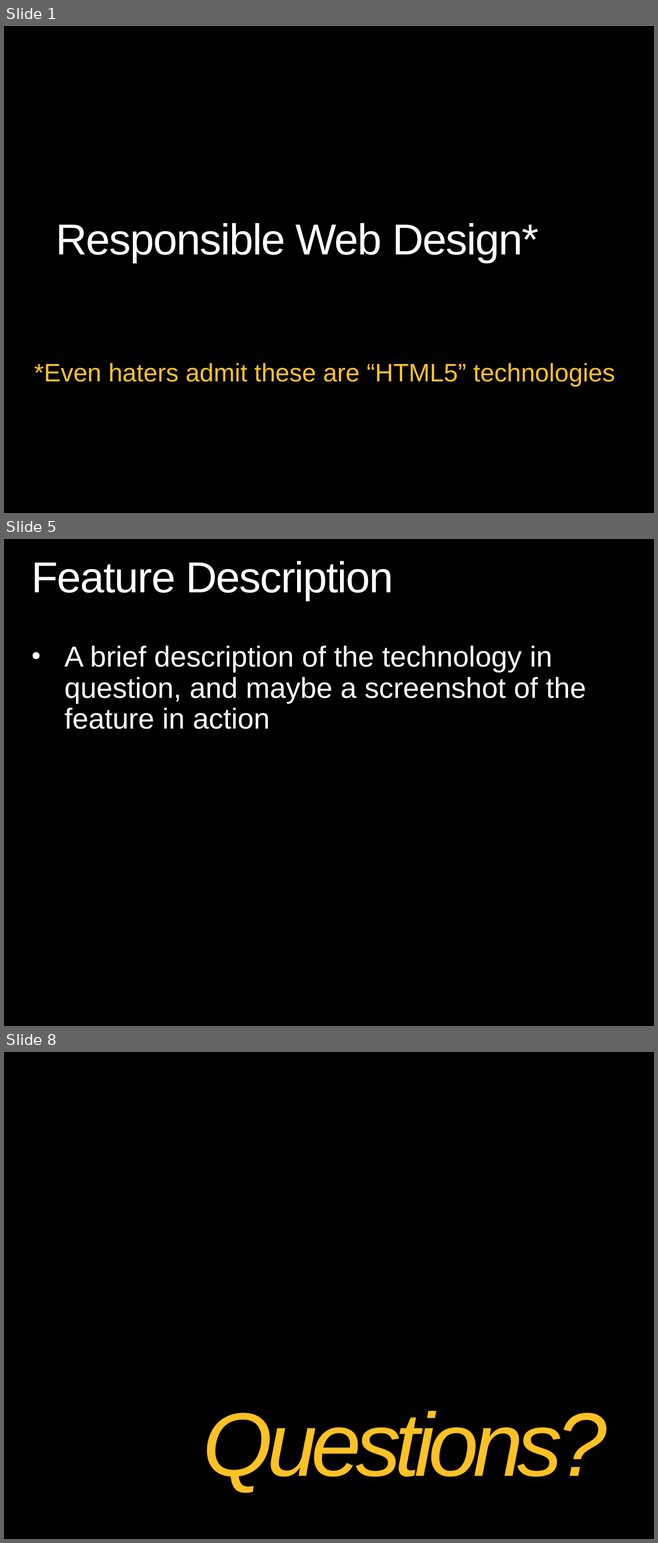
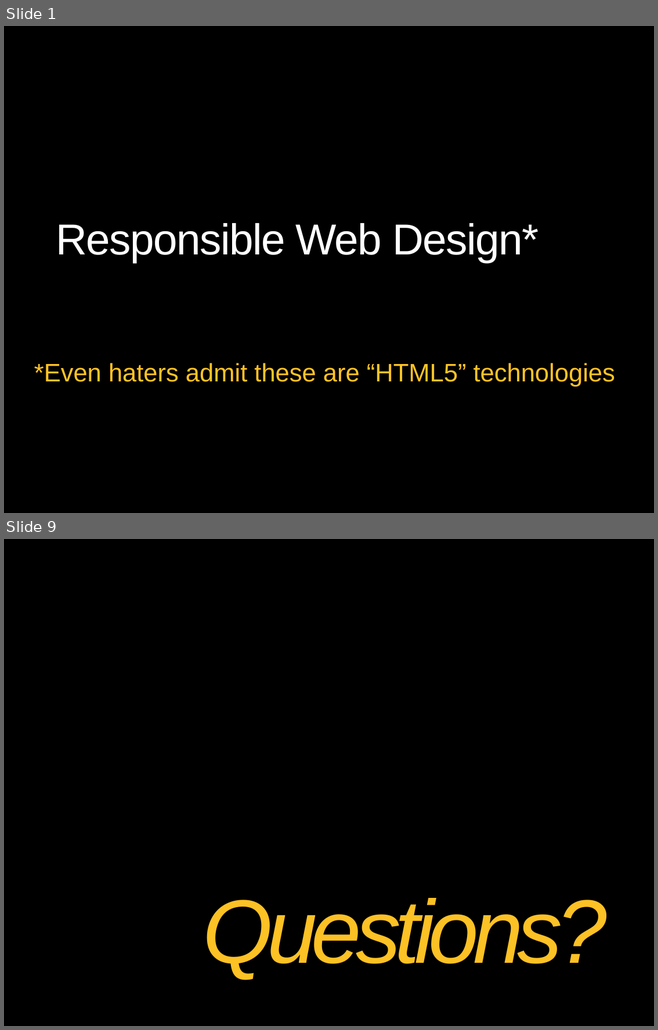
Before and after one commit to theClarkSell/HTML5-Compiler, a slide deck: 6-Responsible Web Design/ResponsibleWebDesign.pptx. Shown one above the other, each under a label of ours: slides 1, 5 and 8 before the commit, slides 1 and 9 after it; the slides between them are not shown. The pictures are 658x1543 and 658x1030 pixels, drawn with LibreOffice and Linux fonts; fonts in the diff are those of the drawing; background and template pictures are left out. Boxes give left, top, right and bottom in pixels: in the first picture for what was removed or moved away, otherwise in the second. Text is boxed around its words. In the diff, an @@ line names an element or a change of style, - is before the commit and + after.

```diff
--- a/6-Responsible Web Design/ResponsibleWebDesign.pptx
+++ b/6-Responsible Web Design/ResponsibleWebDesign.pptx
@@ slide 5 removed at box(4, 539, 654, 1026), background picture (left out) @@
@@ title removed at box(32, 561, 393, 600) @@
-Feature Description
@@ text removed at box(64, 646, 586, 729) @@
-• A brief description of the technology in question, and maybe a screenshot of the feature in action
@@ what was slide 8 is now slide 9 @@
```
Also in this commit, not shown: 1 slide changed, 5 slides added, 3 other slides removed.
